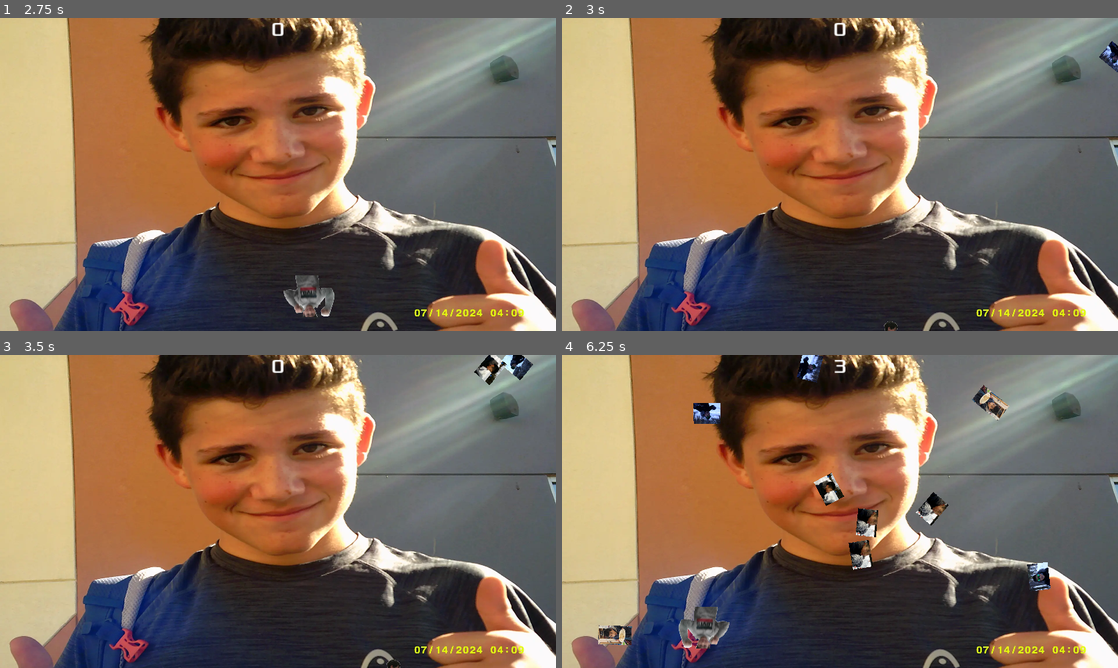
Above: before the commit, frames 1-4 (two rows, left to right).
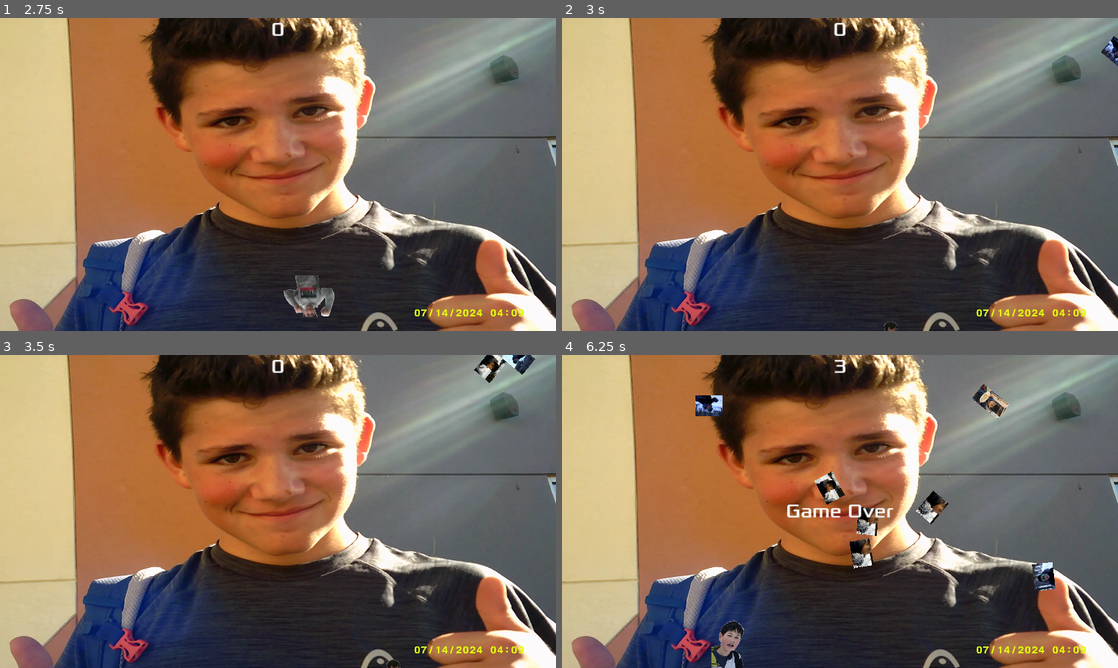
Above: after the commit, the same moments.

Repository: DodgeTheDarins/Dodge-The-Darins
Game: Godot game, scene res://main.tscn
Same seed, same stepped clock (60 frames per second), same inputs: the game is played once before the commit and once after it.
Inputs:
- Up to frame 1 (2.75 s): click "Start" at 0.5 s; tap Enter at 1.25 s; hold Right (move_right) 1.28-2.03 s; hold A (a) 1.28-2.03 s; tap D (d) at 1.55, 2.1 s; tap Space at 2 s; hold Down (move_down) from 2.03 s (still down); tap S (s) at 2.3 s
- Up to frame 2 (3 s): release Down (move_down) at 2.78 s; hold Right (move_right) from 2.78 s (still down); hold S (s) from 2.78 s (still down)
- Up to frame 3 (3.5 s): keep holding Right (move_right); keep holding S (s); tap W (w) at 3.05 s
- Up to frame 4 (6.25 s): release Right (move_right) at 3.53 s; release S (s) at 3.53 s; hold Up (move_up) 3.53-4.28 s; tap W (w) at 3.6, 6.05 s; tap A (a) at 3.8 s; hold A (a) 4.28-5.03 s; hold Left (move_left) 4.28-5.78 s; tap D (d) at 4.55, 5.1 s; tap Shift (Cheat, bound only after the commit) at 4.9 s; tap S (s) at 5.3 s; tap R (kill, bound only after the commit) at 5.65 s; hold Down (move_down) from 5.78 s (still down); hold S (s) from 5.78 s (still down)

Frame 1 is identical in both runs. In frame 2, 0.2% of the frame differs, in the area x 96-100%, y 5-18%; in frame 3, 0.4%; in frame 4, 4.1%, in the area x 6-89%, y 0-100%.

Commit message:
forgot to stage

Diff:
--- a/main.gd
+++ b/main.gd
@@ -22,17 +22,17 @@
 	$ScoreTimer.stop()
 	$MobTimer.stop()
 	$HUD.show_game_over()
-	$Music/Music1.stop()
-	$Music/Music2.stop()
-	$Music/Music3.stop()
-	$Music/Sharks.stop()
-	$Music/Shrimp.stop()
-	$Music/Jeremy.stop()
+	$Player/Music1.stop()
+	$Player/Music2.stop()
+	$Player/Music3.stop()
+	$Player/Sharks.stop()
+	$Player/Shrimp.stop()
+	$Player/Jeremy.stop()
 	$SFX/DeathSound.play()
 	score = 0
 
 func new_game():
-	$Music/Jeremy.stop()
+	$Player/Jeremy.stop()
 	score = 0
 	$Player.start($StartPosition.position)
 	$StartTimer.start()
@@ -41,18 +41,18 @@
 	get_tree().call_group("mobs", "queue_free")
 	music = randi_range(0,4)
 	if music == 0:
-		$Music/Music1.play()
+		$Player/Music1.play()
 	elif music == 1:
-		$Music/Music2.play()
+		$Player/Music2.play()
 	elif music == 2:
-		$Music/Music3.play()
+		$Player/Music3.play()
 	elif music == 3:
-		$Music/Sharks.play()
+		$Player/Sharks.play()
 	else:
-		$Music/Shrimp.play()
+		$Player/Shrimp.play()
 
 func play_jeremy() -> void:
-	$Music/Jeremy.play()
+	$Player/Jeremy.play()
 
 func _on_score_timer_timeout():
 	score += 1
--- a/main.tscn
+++ b/main.tscn
@@ -15,7 +15,7 @@
 
 [sub_resource type="Curve2D" id="Curve2D_cyfup"]
 _data = {
-"points": PackedVector2Array(0, 0, 0, 0, 0, 0, 0, 0, 0, 0, 1920, 8, 0, 0, 0, 0, 1928, 1096, 0, 0, 0, 0, -16, 1096, 0, 0, 0, 0, 0, 0)
+"points": PackedVector2Array(0, 0, 0, 0, 0, 0, 0, 0, 0, 0, 1928, 0, 0, 0, 0, 0, 1928, 1096, 0, 0, 0, 0, 0, 1096, 0, 0, 0, 0, 0, 0)
 }
 point_count = 5
 
@@ -39,7 +39,36 @@
 texture = ExtResource("3_1emar")
 
 [node name="Player" parent="." instance=ExtResource("1_6sv0l")]
+position = Vector2(984, 552)
+
+[node name="Sharks" type="AudioStreamPlayer2D" parent="Player"]
+stream = ExtResource("10_hhh83")
+panning_strength = 2.0
+parameters/looping = true
+
+[node name="Shrimp" type="AudioStreamPlayer2D" parent="Player"]
+stream = ExtResource("10_wraj0")
+volume_db = -4.193
+panning_strength = 2.0
+
+[node name="Music1" type="AudioStreamPlayer2D" parent="Player"]
 position = Vector2(992, 552)
+stream = ExtResource("6_rnvrp")
+panning_strength = 2.0
+
+[node name="Jeremy" type="AudioStreamPlayer2D" parent="Player"]
+stream = ExtResource("12_2jekh")
+panning_strength = 2.0
+
+[node name="Music2" type="AudioStreamPlayer2D" parent="Player"]
+stream = ExtResource("8_uuyan")
+volume_db = -1.0
+panning_strength = 2.0
+
+[node name="Music3" type="AudioStreamPlayer2D" parent="Player"]
+stream = ExtResource("9_ghnxu")
+volume_db = 2.0
+panning_strength = 2.0
 
 [node name="MobTimer" type="Timer" parent="."]
 wait_time = 0.35
@@ -57,39 +86,17 @@
 curve = SubResource("Curve2D_cyfup")
 
 [node name="MobSpawnLocation" type="PathFollow2D" parent="MobPath"]
-rotation = 0.00416664
 
 [node name="HUD" parent="." instance=ExtResource("4_tovij")]
 
 [node name="SFX" type="AudioStreamPlayer2D" parent="."]
-position = Vector2(992, 552)
+position = Vector2(984, 552)
 
 [node name="DeathSound" type="AudioStreamPlayer2D" parent="SFX"]
 stream = ExtResource("7_b14pb")
 
 [node name="Music" type="AudioStreamPlayer2D" parent="."]
-
-[node name="Sharks" type="AudioStreamPlayer2D" parent="Music"]
-stream = ExtResource("10_hhh83")
-parameters/looping = true
-
-[node name="Shrimp" type="AudioStreamPlayer2D" parent="Music"]
-stream = ExtResource("10_wraj0")
-volume_db = -4.193
-
-[node name="Music3" type="AudioStreamPlayer2D" parent="Music"]
-stream = ExtResource("9_ghnxu")
-volume_db = 2.0
-
-[node name="Music2" type="AudioStreamPlayer2D" parent="Music"]
-stream = ExtResource("8_uuyan")
-
-[node name="Music1" type="AudioStreamPlayer2D" parent="Music"]
-position = Vector2(992, 552)
-stream = ExtResource("6_rnvrp")
-
-[node name="Jeremy" type="AudioStreamPlayer2D" parent="Music"]
-stream = ExtResource("12_2jekh")
+position = Vector2(984, 552)
 
 [connection signal="hit" from="Player" to="." method="game_over"]
 [connection signal="timeout" from="MobTimer" to="." method="_on_mob_timer_timeout"]
--- a/player.gd
+++ b/player.gd
@@ -31,6 +31,10 @@
 			velocity.y += 1
 		if Input.is_action_pressed("w"):
 			velocity.y -= 1
+		if Input.is_action_pressed("kill"):
+			hit.emit()
+			dead = true
+			$CollisionShape2D.set_deferred("disabled", true)
 
 	if dead == true:
 		velocity.y = 1
@@ -67,10 +71,13 @@
 
 func _on_body_entered(body: Node2D) -> void:
 	if $StartTimer.is_stopped() == true:
-		hit.emit()
-		dead = true
-		 #Must be deferred as we can't change physics properties on a physics callback.
-		$CollisionShape2D.set_deferred("disabled", true)
+		if Input.is_action_pressed("Cheat") and OS.is_debug_build():
+			pass
+		else:
+			hit.emit()
+			dead = true
+			 #Must be deferred as we can't change physics properties on a physics callback.
+			$CollisionShape2D.set_deferred("disabled", true)
 
 func start(pos):
 	position = pos
--- a/project.godot
+++ b/project.godot
@@ -86,6 +86,16 @@
 "events": [Object(InputEventKey,"resource_local_to_scene":false,"resource_name":"","device":-1,"window_id":0,"alt_press …(192 unchanged characters)…
 ]
 }
+Cheat={
+"deadzone": 0.5,
+"events": [Object(InputEventKey,"resource_local_to_scene":false,"resource_name":"","device":-1,"window_id":0,"alt_pressed":false,"shift_pressed":false,"ctrl_pressed":false,"meta_pressed":false,"pressed":false,"keycode":0,"physical_keycode":4194325,"key_label":0,"unicode":0,"location":0,"echo":false,"script":null)
+]
+}
+kill={
+"deadzone": 0.5,
+"events": [Object(InputEventKey,"resource_local_to_scene":false,"resource_name":"","device":-1,"window_id":0,"alt_pressed":false,"shift_pressed":false,"ctrl_pressed":false,"meta_pressed":false,"pressed":false,"keycode":0,"physical_keycode":82,"key_label":0,"unicode":114,"location":0,"echo":false,"script":null)
+]
+}
 
 [internationalization]
 
Not shown, changed: export_presets.cfg
Not shown, changed: .gitignore
